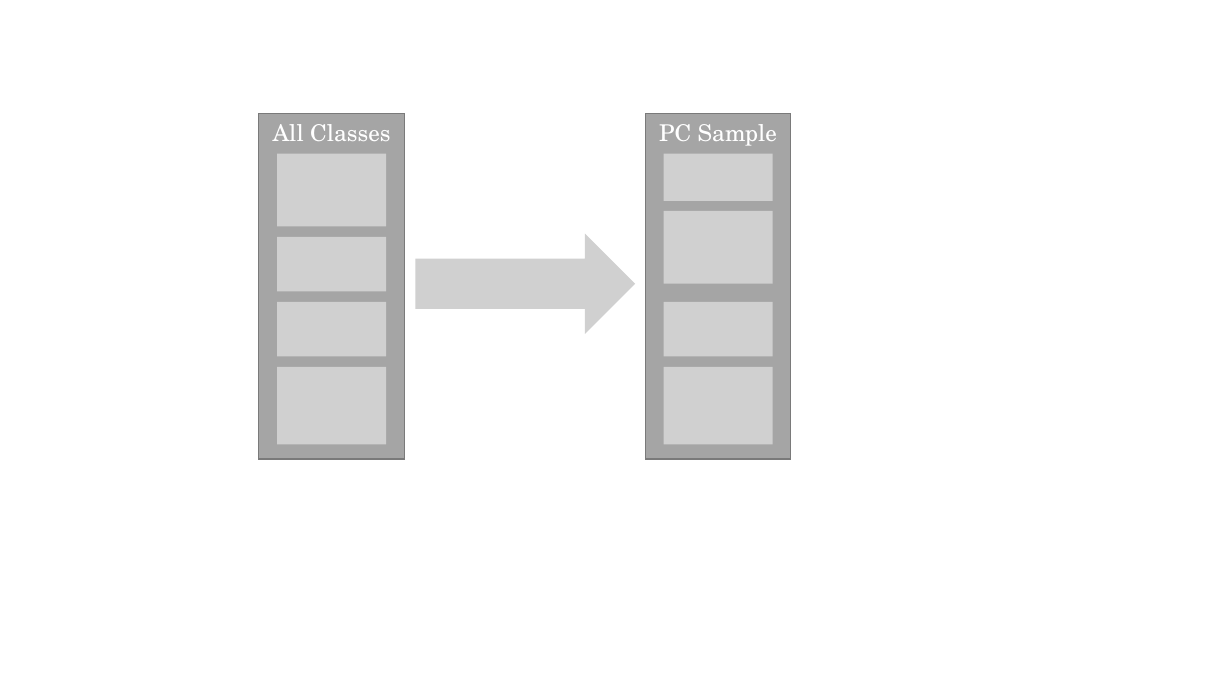
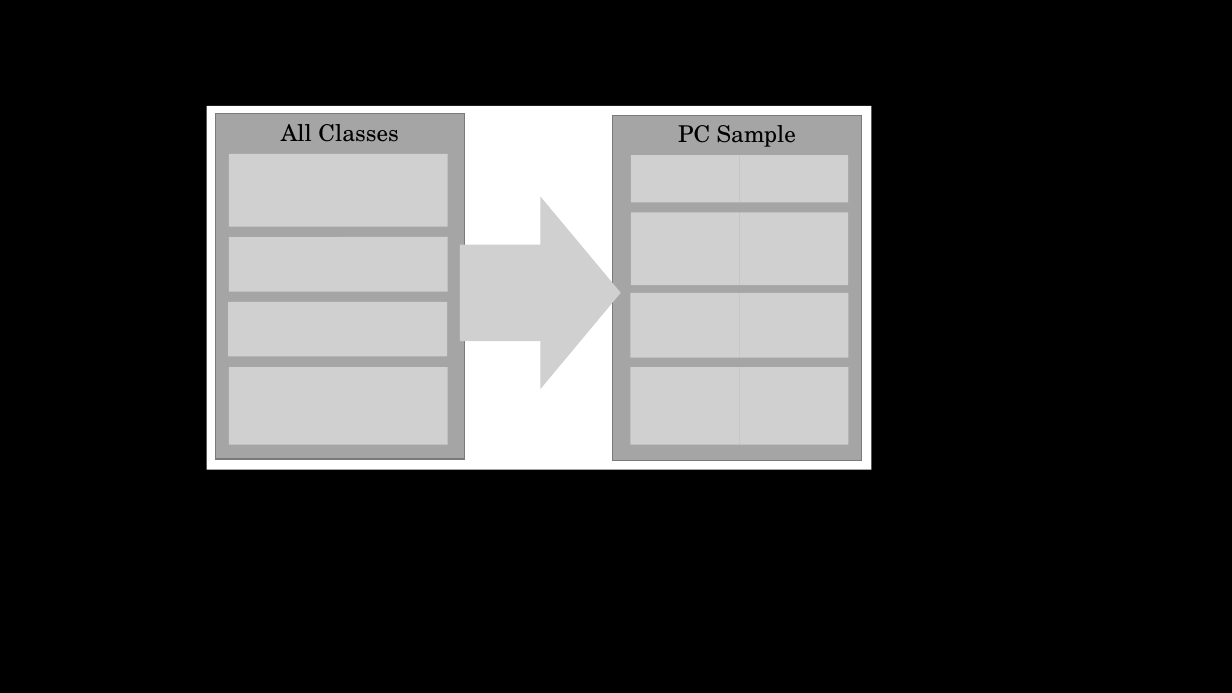
Before and after one commit to m-g-h/LMU_econometrics_1, a slide deck: slide 1 of FIGURES.pptx. Drawn at 1232x693 pixels with LibreOffice and Linux fonts; fonts in the diff are those of the drawing; grey boxes stand for pictures. Boxes give left, top, right and bottom in pixels: in the first picture for what was removed or moved away, otherwise in the second. Text is boxed around its words. In the diff, an @@ line names an element or a change of style, - is before the commit and + after.

```diff
--- a/FIGURES.pptx
+++ b/FIGURES.pptx
@@ background #FFFFFF to #000000 @@
@@ rectangle added at (x1=207, y1=106, x2=872, y2=470), fill #FFFFFF @@
@@ rectangle "All Classes" resized from (x1=259, y1=114, x2=404, y2=459) to (x1=215, y1=114, x2=465, y2=459) @@
@@ rectangle "All Classes" at (x1=215, y1=114, x2=465, y2=459): text colour #FFFFFF to #000000 @@
@@ rectangle "PC Sample" at (x1=613, y1=116, x2=862, y2=461): text colour #FFFFFF to #000000 @@
@@ rectangle "PC Sample" resized from (x1=645, y1=114, x2=790, y2=459) to (x1=613, y1=116, x2=862, y2=461) @@
@@ picture added at (x1=229, y1=154, x2=338, y2=227) @@
@@ picture removed at (x1=277, y1=153, x2=386, y2=226) @@
@@ picture added at (x1=338, y1=154, x2=448, y2=227) @@
@@ 3 pictures moved together from (x1=664, y1=153, x2=773, y2=445) to (x1=630, y1=155, x2=740, y2=445) @@
@@ picture added at (x1=740, y1=155, x2=849, y2=202) @@
@@ picture resized from (x1=416, y1=234, x2=636, y2=335) to (x1=460, y1=196, x2=621, y2=389) @@
@@ picture added at (x1=229, y1=238, x2=338, y2=292) @@
@@ picture removed at (x1=277, y1=237, x2=386, y2=291) @@
@@ picture added at (x1=338, y1=237, x2=448, y2=291) @@
@@ picture added at (x1=740, y1=213, x2=849, y2=286) @@
@@ picture resized from (x1=664, y1=302, x2=773, y2=357) to (x1=630, y1=293, x2=739, y2=358) @@
@@ picture added at (x1=739, y1=293, x2=848, y2=358) @@
@@ picture added at (x1=228, y1=302, x2=337, y2=357) @@
@@ picture removed at (x1=277, y1=302, x2=386, y2=357) @@
@@ picture added at (x1=337, y1=302, x2=447, y2=357) @@
@@ picture added at (x1=229, y1=367, x2=338, y2=445) @@
@@ picture removed at (x1=277, y1=367, x2=386, y2=445) @@
@@ picture added at (x1=338, y1=367, x2=448, y2=445) @@
@@ picture added at (x1=739, y1=367, x2=848, y2=445) @@
```
Also in this commit, not shown: 1 other slide changed, 5 other files.
